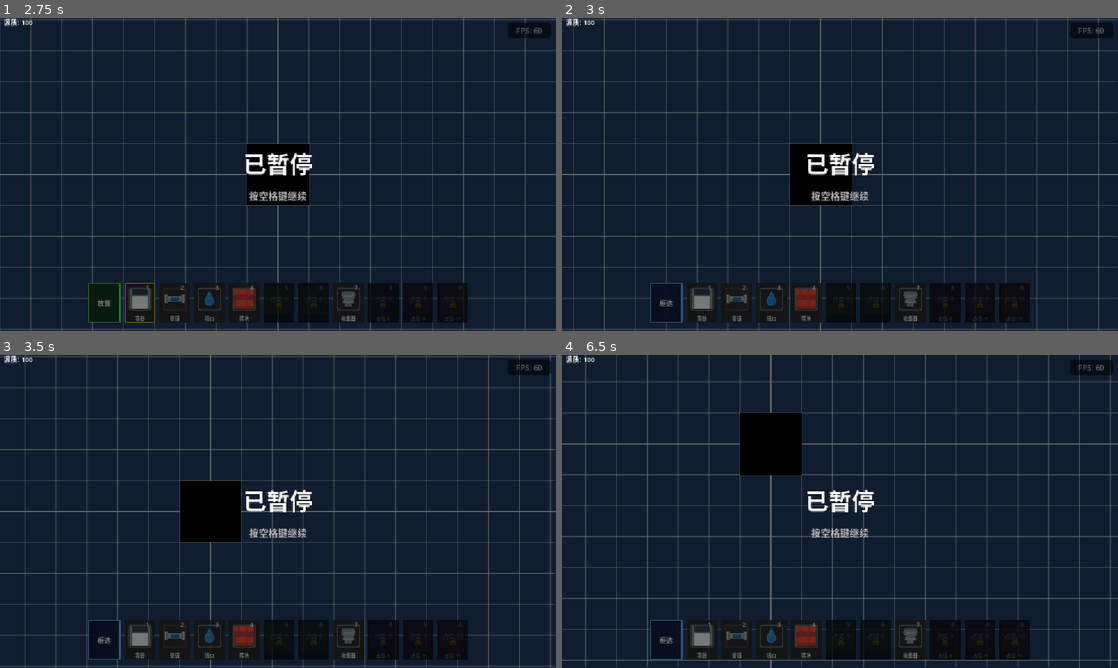
Above: before the commit, frames 1-4 (two rows, left to right).
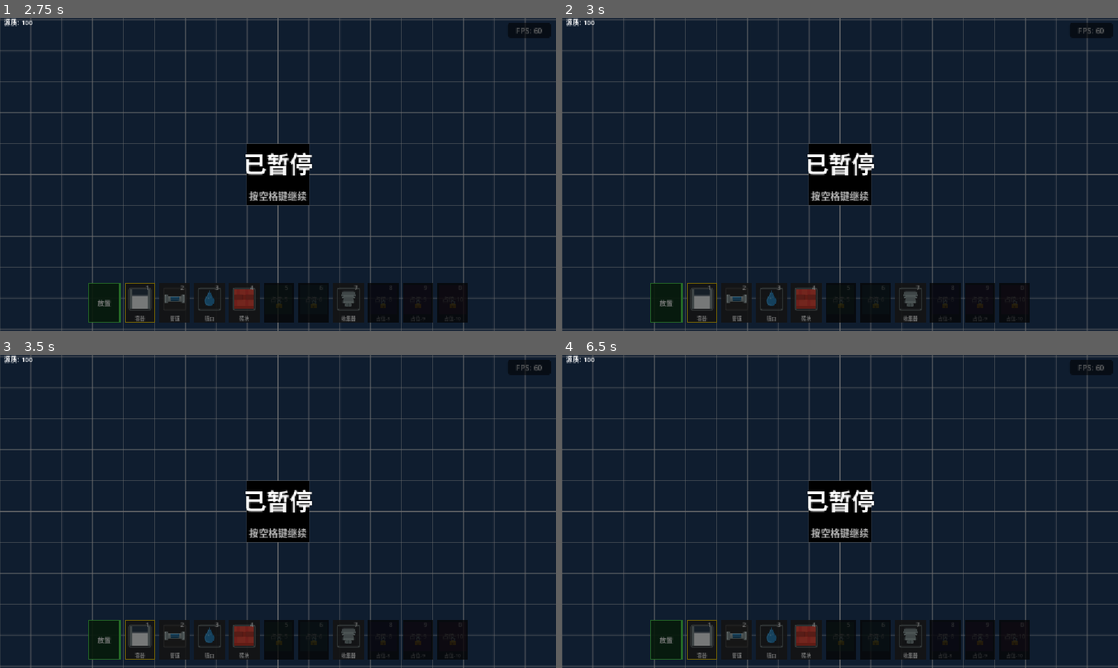
Above: after the commit, the same moments.

Repository: liuyun847/demo
Game: Godot game, scene res://scenes/main.tscn
Two runs of this game, one before a commit and one after it. Both use one fixed random seed, a clock stepped at 60 frames per second and the inputs below.
Inputs (mouse positions are in pixels of both pictures, inside the frame that each line leads up to):
- Up to frame 1 (2.75 s): click "开始游戏" at 0.5 s; tap Enter at 1.25 s; drag from (139, 302) to (333, 105) at 1.27 s; tap Space (toggle_pause) at 2 s; drag from (172, 302) to (250, 237) at 2.02 s
- Up to frame 2 (3 s): tap Enter at 2.75 s; move the mouse to (773, 302) at 2.77 s; hold D (move_right) from 2.78 s (still down); hold E (toggle_place_mode) from 2.78 s (still down); click (773, 302) at 2.92 s
- Up to frame 3 (3.5 s): keep holding D (move_right); keep holding E (toggle_place_mode); right-click (211, 639) at 3.05 s
- Up to frame 4 (6.5 s): release D (move_right) at 3.5 s; release E (toggle_place_mode) at 3.5 s; drag from (806, 639) to (673, 464) at 3.52 s; tap Space (toggle_pause) at 4.25, 5.75 s; drag from (840, 639) to (867, 511) at 4.27 s; tap Enter at 5 s; drag from (873, 639) to (756, 433) at 5.02 s; move the mouse to (912, 639) at 5.77 s; hold S (move_down) from 5.78 s (still down); hold R (rotate_clipboard) from 5.78 s (still down); tap 0 (slot_0) at 5.85 s; click (912, 639) at 5.92 s

Frame 1 is identical in both runs. In frame 2, 7.2% of the frame differs, in the area x 0-100%, y 0-100%; in frame 3, 9.6%; in frame 4, 16%.

Commit message:
refactor: 清理冗余代码并优化项目结构
1. 移除无用的ElementData类、容器和管道的分组注册
2. 删除game_config中无用的get_block_pixel_size方法
3. 移除event_bus中未使用的essence_changed信号
4. 简化building_manager的节点类型判断方式
5. 移除selection_manager和ghost_preview_manager的冗余函数
6. 精简element_diffusion的常量和工具函数，改用GridCoordinate的DIR_4
7. 移除emitter_node中无用的try_output方法
8. 重构main.gd的输入判断逻辑
9. 更新测试用例，移除对应冗余测试
10. 简化AGENTS.md的项目结构说明

Diff:
--- a/scripts/CameraController.gd
+++ b/scripts/CameraController.gd
@@ -8,6 +8,8 @@
 	zoom = Vector2(1.0, 1.0)
 
 func _unhandled_input(event: InputEvent) -> void:
+	if get_tree().paused:
+		return
 	if event.is_action_pressed("zoom_in"):
 		zoom_at_position(event.position, 1 + GameConfig.zoom_speed)
 	elif event.is_action_pressed("zoom_out"):
@@ -32,6 +34,8 @@
 var _last_zoom: Vector2
 
 func _process(delta: float) -> void:
+	if get_tree() and get_tree().paused:
+		return
 	var input_dir: Vector2 = Vector2.ZERO
 	if Input.is_action_pressed("move_right"):
 		input_dir.x += 1
--- a/scripts/autoload/event_bus.gd
+++ b/scripts/autoload/event_bus.gd
@@ -44,8 +44,6 @@
 
 # 源质系统信号
 @warning_ignore("unused_signal")
-signal essence_changed(new_value: float)
-@warning_ignore("unused_signal")
 signal essence_threshold_reached(threshold: float, unlocks: Dictionary)
 
 # 暂停状态变更信号
--- a/scripts/autoload/game_config.gd
+++ b/scripts/autoload/game_config.gd
@@ -146,7 +146,3 @@
 		file.close()
 	else:
 		push_error("GameConfig: 无法写入游戏设置文件: %s" % game_settings_file_path)
-
-# 计算区块像素大小
-func get_block_pixel_size() -> int:
-	return cell_size * big_cell_size
--- a/scripts/autoload/selection_manager.gd
+++ b/scripts/autoload/selection_manager.gd
@@ -122,17 +122,6 @@
 
 func cut_selection() -> void:
 	clipboard = _build_clipboard(true)
-
-func get_clipboard_unit_size() -> Vector2i:
-	if clipboard.is_empty() or not clipboard.has("buildings"):
-		return Vector2i(1, 1)
-	var clip_buildings: Array[Dictionary] = clipboard["buildings"]
-	var max_off := Vector2i.ZERO
-	for item: Dictionary in clip_buildings:
-		var off: Vector2i = item["offset"]
-		max_off.x = maxi(max_off.x, off.x)
-		max_off.y = maxi(max_off.y, off.y)
-	return Vector2i(max_off.x + 1, max_off.y + 1)
 
 static func _rotate_offset(offset: Vector2i, rotation: int) -> Vector2i:
 	match rotation:
--- a/scripts/building/brick_node.gd
+++ b/scripts/building/brick_node.gd
@@ -2,7 +2,6 @@
 extends BuildingBase
 
 func _ready() -> void:
-	add_to_group("brick")
 	_setup_collision()
 
 func _setup_collision() -> void:
--- a/scripts/building/building_manager.gd
+++ b/scripts/building/building_manager.gd
@@ -82,7 +82,7 @@
 	if BuildingData.is_container_building(node):
 		var data: BuildingData = buildings[grid_pos]
 		BuildingData.sync_capacity_from_node(data, node)
-	if BuildingData.is_emitter_node(node):
+	if node is EmitterNode:
 		var data: BuildingData = buildings[grid_pos]
 		BuildingData.sync_emitter_type_from_node(data, node)
 	node.queue_free()
--- a/scripts/building/container_node.gd
+++ b/scripts/building/container_node.gd
@@ -27,8 +27,6 @@
 	queue_redraw()
 
 
-func _ready() -> void:
-	add_to_group("buffer")
 
 func get_fill_ratio() -> float:
 	return float(capacity) / float(max_capacity)
--- a/scripts/building/emitter_node.gd
+++ b/scripts/building/emitter_node.gd
@@ -16,17 +16,6 @@
 func has_type_selected() -> bool:
 	return true
 
-func try_output(element_grid: ElementGrid) -> bool:
-	if not has_type_selected():
-		return false
-
-	var target_pos: Vector2i = grid_position + output_direction
-	if element_grid.is_building_at(target_pos):
-		return false
-	if element_grid.has_fluid(target_pos):
-		return false
-
-	return element_grid.set_fluid(target_pos, grid_position.y)
 
 func _draw() -> void:
 	var half := GameConfig.building_size / 2.0
--- a/scripts/building/ghost_preview_manager.gd
+++ b/scripts/building/ghost_preview_manager.gd
@@ -42,21 +42,6 @@
 
 func set_selected_cells(cells: Array[Vector2i]) -> void:
 	selected_cells = cells
-	queue_redraw()
-
-
-func set_paste_preview(anchor: Vector2i, clipboard: Dictionary) -> void:
-	paste_ghost_cells.clear()
-	paste_ghost_types.clear()
-	if clipboard.is_empty() or not clipboard.has("buildings"):
-		queue_redraw()
-		return
-	var clip_buildings: Array[Dictionary] = clipboard["buildings"]
-	for item in clip_buildings:
-		var grid_pos: Vector2i = anchor + item["offset"]
-		var building_type: String = item["type"]
-		paste_ghost_cells.append(grid_pos)
-		paste_ghost_types[grid_pos] = building_type
 	queue_redraw()
 
 
--- a/scripts/building/pipe_node.gd
+++ b/scripts/building/pipe_node.gd
@@ -18,7 +18,7 @@
 		_data_changed_callback.call(self)
 
 func _ready() -> void:
-	add_to_group("pipe")
+	pass
 
 func refresh_connections(is_connectable: Callable) -> void:
 	var my_pos := grid_position
--- a/scripts/elements/element_data.gd
+++ /dev/null
@@ -1,4 +0,0 @@
-class_name ElementData
-extends RefCounted
-
-var element_type: ElementTypeData
--- a/scripts/grid/map_input_handler.gd
+++ b/scripts/grid/map_input_handler.gd
@@ -68,6 +68,8 @@
 	return not _is_building_placement_mode() and not _is_paste_mode()
 
 func _unhandled_input(event: InputEvent) -> void:
+	if get_tree().paused:
+		return
 	if event.is_action_pressed("rotate_clipboard") and not event.is_echo():
 		var is_emitter_placement: bool = _is_building_placement_mode() and inventory_bar and \
 			BuildingData.is_emitter(inventory_bar.get_current_building_type())
--- a/scripts/main.gd
+++ b/scripts/main.gd
@@ -61,30 +61,30 @@
 			if event.is_action_pressed(SLOT_KEYS[i]):
 				inventory_bar.select_slot(i)
 				return
-	if event.is_action_pressed("toggle_place_mode"):
-		if SelectionManager.is_paste_mode:
-			SelectionManager.cancel_paste_mode()
-		elif is_instance_valid(inventory_bar):
-			inventory_bar.toggle_place_mode()
-		return
-	if event.is_action_pressed("ui_copy"):
-		SelectionManager.copy_selection()
-		return
-	if event.is_action_pressed("ui_cut"):
-		SelectionManager.cut_selection()
-		return
-	if event.is_action_pressed("ui_paste"):
-		SelectionManager.start_paste_mode()
-		return
-	if event.is_action_pressed("ui_undo"):
-		SelectionManager.undo()
-		return
-	if event.is_action_pressed("ui_redo"):
-		SelectionManager.redo()
-		return
-	if event.is_action_pressed("rotate_clipboard") and SelectionManager.is_paste_mode:
-		SelectionManager.rotate_clipboard()
-		return
+		if event.is_action_pressed("toggle_place_mode"):
+			if SelectionManager.is_paste_mode:
+				SelectionManager.cancel_paste_mode()
+			elif is_instance_valid(inventory_bar):
+				inventory_bar.toggle_place_mode()
+			return
+		if event.is_action_pressed("ui_copy"):
+			SelectionManager.copy_selection()
+			return
+		if event.is_action_pressed("ui_cut"):
+			SelectionManager.cut_selection()
+			return
+		if event.is_action_pressed("ui_paste"):
+			SelectionManager.start_paste_mode()
+			return
+		if event.is_action_pressed("ui_undo"):
+			SelectionManager.undo()
+			return
+		if event.is_action_pressed("ui_redo"):
+			SelectionManager.redo()
+			return
+		if event.is_action_pressed("rotate_clipboard") and SelectionManager.is_paste_mode:
+			SelectionManager.rotate_clipboard()
+			return
 
 func _on_buildings_loaded() -> void:
 	if is_inside_tree():
--- a/scripts/reaction/element_diffusion.gd
+++ b/scripts/reaction/element_diffusion.gd
@@ -1,18 +1,5 @@
 class_name ElementDiffusion
 extends Node
-
-const DIR_UP: Vector2i = Vector2i(0, -1)
-const DIR_DOWN: Vector2i = Vector2i(0, 1)
-const DIR_LEFT: Vector2i = Vector2i(-1, 0)
-const DIR_RIGHT: Vector2i = Vector2i(1, 0)
-
-static func _dirs() -> Array[Vector2i]:
-	var dirs: Array[Vector2i] = []
-	dirs.append(Vector2i(0, -1))
-	dirs.append(Vector2i(0, 1))
-	dirs.append(Vector2i(-1, 0))
-	dirs.append(Vector2i(1, 0))
-	return dirs
 
 class WaterBody:
 	var cells: Array[Vector2i]
@@ -57,7 +44,7 @@
 				if sy < body.min_source_y:
 					body.min_source_y = sy
 
-			for dir: Vector2i in _dirs():
+			for dir: Vector2i in GridCoordinate.DIR_4:
 				var neighbor: Vector2i = current + dir
 				if not element_grid.has_fluid(neighbor):
 					continue
@@ -82,7 +69,7 @@
 	var seen: Dictionary = {}
 
 	for cell: Vector2i in body.cells:
-		for dir: Vector2i in _dirs():
+		for dir: Vector2i in GridCoordinate.DIR_4:
 			var neighbor: Vector2i = cell + dir
 			if element_grid.is_position_available(neighbor) and neighbor.y >= body.min_source_y:
 				if not seen.has(neighbor):
--- a/scripts/resources/building_data.gd
+++ b/scripts/resources/building_data.gd
@@ -73,9 +73,3 @@
 		if parts.size() == 2:
 			return Vector2i(int(parts[0]), int(parts[1]))
 	return Vector2i(0, 1)
-
-static func is_emitter_node(node: Node) -> bool:
-	return node is EmitterNode
-
-static func is_collector_node(node: Node) -> bool:
-	return node is CollectorNode
--- a/tests/unit/test_brick_node.gd
+++ b/tests/unit/test_brick_node.gd
@@ -1,10 +1,4 @@
 extends GutTest
-
-func test_brick_node_ready_adds_to_group() -> void:
-	load("res://scripts/building/brick_node.gd")
-	var brick: BrickNode = autoqfree(load("res://scripts/building/brick_node.gd").new())
-	add_child_autoqfree(brick)
-	assert_true(brick.is_in_group("brick"), "_ready 后应加入 brick group")
 
 func test_brick_node_get_building_name() -> void:
 	load("res://scripts/building/brick_node.gd")
--- a/tests/unit/test_building_data.gd
+++ b/tests/unit/test_building_data.gd
@@ -43,15 +43,3 @@
 func test_is_collector_non_collector() -> void:
 	assert_false(BuildingData.is_collector(GameConfig.pipe_type_id), "管道不是 collector")
 	assert_false(BuildingData.is_collector("default"), "默认类型不是 collector")
-
-func test_is_emitter_node() -> void:
-	load("res://scripts/building/emitter_node.gd")
-	var emitter: EmitterNode = autoqfree(load("res://scripts/building/emitter_node.gd").new())
-	assert_true(BuildingData.is_emitter_node(emitter), "EmitterNode 应返回 true")
-	assert_false(BuildingData.is_emitter_node(Node2D.new()), "Node2D 应返回 false")
-
-func test_is_collector_node() -> void:
-	load("res://scripts/building/collector_node.gd")
-	var collector: CollectorNode = autoqfree(load("res://scripts/building/collector_node.gd").new())
-	assert_true(BuildingData.is_collector_node(collector), "CollectorNode 应返回 true")
-	assert_false(BuildingData.is_collector_node(Node2D.new()), "Node2D 应返回 false")
--- a/tests/unit/test_camera_controller.gd
+++ b/tests/unit/test_camera_controller.gd
@@ -6,6 +6,8 @@
 	var CameraControllerScript: GDScript = load("res://scripts/CameraController.gd")
 	_camera = autoqfree(CameraControllerScript.new())
 	add_child_autoqfree(_camera)
+	if get_tree():
+		get_tree().paused = false
 
 
 func test_default_zoom() -> void:
--- a/tests/unit/test_emitter_node.gd
+++ b/tests/unit/test_emitter_node.gd
@@ -23,34 +23,6 @@
 	assert_eq(_emitter.element_type_id, "water", "默认应为 water")
 	assert_eq(_emitter.essence_cost_per_tick, 1.0, "essence_cost_per_tick 应为 1.0")
 
-func test_emitter_outputs_element_to_empty_cell() -> void:
-	_emitter.output_direction = Vector2i(0, 1)
-	var result: bool = _emitter.try_output(_element_grid)
-	assert_true(result, "向空格输出应成功")
-	assert_true(_element_grid.has_fluid(Vector2i(0, 1)), "目标格子应有流体")
-
-func test_emitter_outputs_uses_emitter_y_as_source_y() -> void:
-	_emitter.grid_position = Vector2i(5, 3)
-	_emitter.output_direction = Vector2i(0, 1)
-	_emitter.try_output(_element_grid)
-	assert_eq(_element_grid.get_source_y(Vector2i(5, 4)), 3, "source_y 应等于 emitter.y")
-
-func test_emitter_fails_when_target_occupied_by_element() -> void:
-	_emitter.output_direction = Vector2i(0, 1)
-	_element_grid.set_fluid(Vector2i(0, 1), 0)
-	var result: bool = _emitter.try_output(_element_grid)
-	assert_false(result, "目标有流体时应返回 false")
-
-func test_emitter_outputs_again_when_target_freed() -> void:
-	_emitter.output_direction = Vector2i(0, 1)
-	_element_grid.set_fluid(Vector2i(0, 1), 0)
-	assert_false(_emitter.try_output(_element_grid), "出口被堵时应返回 false")
-
-	_element_grid.remove_fluid(Vector2i(0, 1))
-	var result: bool = _emitter.try_output(_element_grid)
-	assert_true(result, "出口恢复通畅后应成功输出")
-	assert_true(_element_grid.has_fluid(Vector2i(0, 1)), "目标格子应有新流体")
-
 func test_emitter_default_direction_down() -> void:
 	var emitter: EmitterNode = _EmitterScript.new() as EmitterNode
 	emitter.grid_position = Vector2i(0, 0)
--- a/tests/unit/test_game_config.gd
+++ b/tests/unit/test_game_config.gd
@@ -6,10 +6,6 @@
 
 func test_fluid_config_constants() -> void:
 	assert_eq(GameConfig.simulation_tick_interval, 0.2, "simulation_tick_interval 应为 0.2")
-
-func test_block_pixel_size() -> void:
-	var expected: int = GameConfig.cell_size * GameConfig.big_cell_size
-	assert_eq(GameConfig.get_block_pixel_size(), expected, "get_block_pixel_size 应为 cell_size * big_cell_size")
 
 func test_save_and_load_settings() -> void:
 	var original_save_path: String = GameConfig.game_settings_file_path
--- a/tests/unit/test_ghost_preview_manager.gd
+++ b/tests/unit/test_ghost_preview_manager.gd
@@ -31,7 +31,7 @@
 	_gpm.set_selected_cells(empty)
 	assert_true(_gpm.selected_cells.is_empty(), "空数组应清空 selected_cells")
 
-func test_set_paste_preview() -> void:
+func test_set_paste_preview_line_single_anchor() -> void:
 	var buildings: Array[Dictionary] = [
 		{"offset": Vector2i(0, 0), "type": "type_01"},
 		{"offset": Vector2i(1, 0), "type": "type_02"},
@@ -39,8 +39,9 @@
 	var clipboard := {
 		"buildings": buildings,
 	}
-	_gpm.set_paste_preview(Vector2i(5, 5), clipboard)
-	assert_eq(_gpm.paste_ghost_cells.size(), 2, "应计算 2 个粘贴预览格子")
+	var anchors: Array[Vector2i] = [Vector2i(5, 5)]
+	_gpm.set_paste_preview_line(anchors, clipboard)
+	assert_eq(_gpm.paste_ghost_cells.size(), 2, "单锚点应计算 2 个粘贴预览格子")
 	assert_eq(_gpm.paste_ghost_types.size(), 2, "应有 2 个类型映射")
 
 func test_set_paste_preview_line() -> void:
@@ -74,7 +75,8 @@
 	var clipboard := {
 		"buildings": buildings,
 	}
-	_gpm.set_paste_preview(Vector2i(0, 0), clipboard)
+	var anchors: Array[Vector2i] = [Vector2i(0, 0)]
+	_gpm.set_paste_preview_line(anchors, clipboard)
 	assert_false(_gpm.paste_ghost_cells.is_empty(), "设置后应有预览")
 	_gpm.clear_paste_preview()
 	assert_true(_gpm.paste_ghost_cells.is_empty(), "清除后 paste_ghost_cells 应为空")
@@ -94,10 +96,6 @@
 	_gpm.hide_deselect_ghost()
 	assert_true(_gpm.deselect_ghost_cells.is_empty(), "隐藏后 deselect_ghost_cells 应为空")
 
-func test_set_paste_preview_empty_clipboard() -> void:
-	_gpm.set_paste_preview(Vector2i(0, 0), {})
-	assert_true(_gpm.paste_ghost_cells.is_empty(), "空剪贴板不应有预览")
-
 func test_set_paste_preview_line_empty_clipboard() -> void:
 	var anchors: Array[Vector2i] = [Vector2i(0, 0)]
 	_gpm.set_paste_preview_line(anchors, {})
Not shown, added: .codegraph/daemon.pid
Not shown, changed: AGENTS.md
